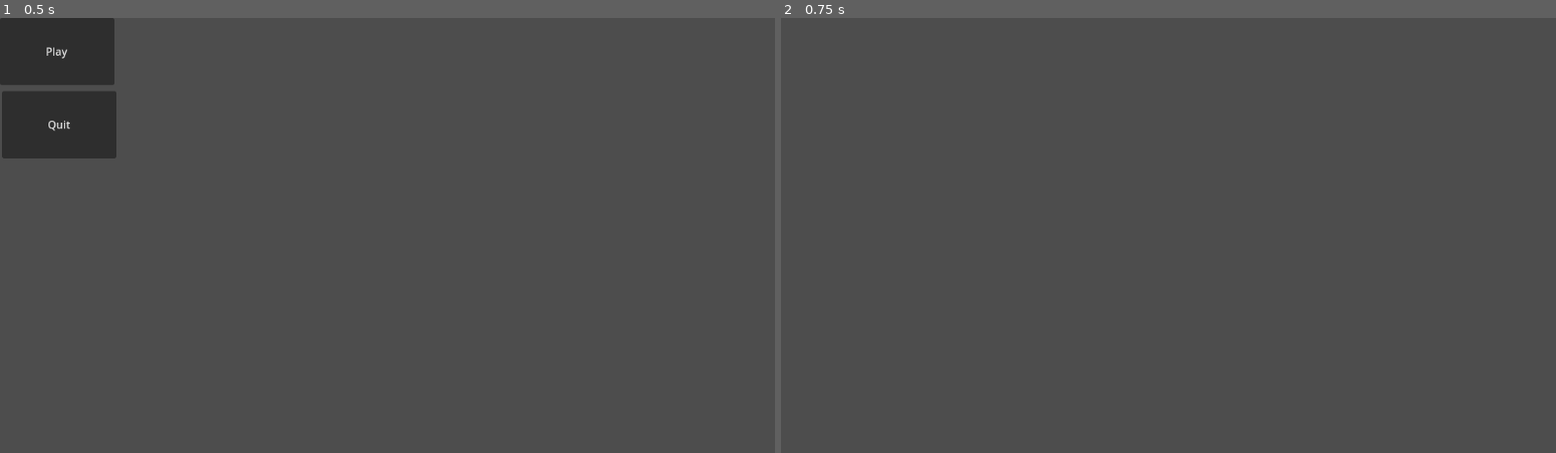
Above: before the commit, frames 1-2 (left to right).
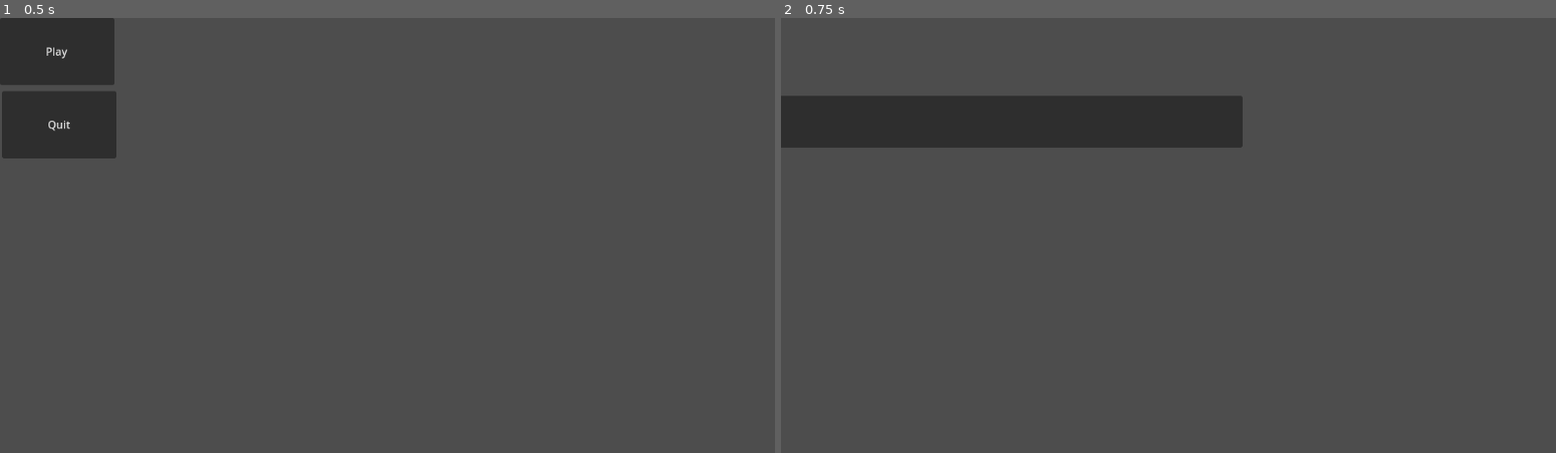
Above: after the commit, the same moments.

Repository: gregmjsco/intro-godot
Game: Godot game, scene res://main.tscn
Same seed, same stepped clock (60 frames per second), same inputs: the game is played once before the commit and once after it.
Inputs:
- Up to frame 1 (0.5 s): no input
- Up to frame 2 (0.75 s): click "Play" at 0.5 s

Frame 1 is identical in both runs. In frame 2, 7.0% of the frame differs, in the area x 0-60%, y 18-30%.

Commit message:
Add player sprites and platforms

Diff:
--- a/project.godot
+++ b/project.godot
@@ -14,3 +14,7 @@
 run/main_scene="res://main.tscn"
 config/features=PackedStringArray("4.0", "Forward Plus")
 config/icon="res://icon.svg"
+
+[rendering]
+
+textures/canvas_textures/default_texture_filter=0
--- a/world.tscn
+++ b/world.tscn
@@ -1,3 +1,34 @@
-[gd_scene format=3 uid="uid://bupij0qoc2grs"]
+[gd_scene load_steps=4 format=3 uid="uid://bupij0qoc2grs"]
+
+[ext_resource type="PackedScene" uid="uid://djxvb8sbtr0na" path="res://Player/Player.tscn" id="1_phwbi"]
+
+[sub_resource type="RectangleShape2D" id="RectangleShape2D_m7wko"]
+size = Vector2(702.5, 108.5)
+
+[sub_resource type="RectangleShape2D" id="RectangleShape2D_yncfv"]
+size = Vector2(80.5, 214.5)
 
 [node name="World" type="Node2D"]
+
+[node name="Player" parent="." instance=ExtResource("1_phwbi")]
+position = Vector2(47, 58)
+
+[node name="StaticBody2D" type="StaticBody2D" parent="."]
+
+[node name="CollisionShape2D" type="CollisionShape2D" parent="StaticBody2D"]
+position = Vector2(336, 167)
+shape = SubResource("RectangleShape2D_m7wko")
+
+[node name="CollisionShape2D2" type="CollisionShape2D" parent="StaticBody2D"]
+position = Vector2(-26, 103)
+shape = SubResource("RectangleShape2D_yncfv")
+
+[node name="CollisionShape2D3" type="CollisionShape2D" parent="StaticBody2D"]
+position = Vector2(694, 99)
+shape = SubResource("RectangleShape2D_yncfv")
+
+[node name="Panel" type="Panel" parent="StaticBody2D"]
+offset_left = -15.0
+offset_top = 116.0
+offset_right = 686.0
+offset_bottom = 193.0
